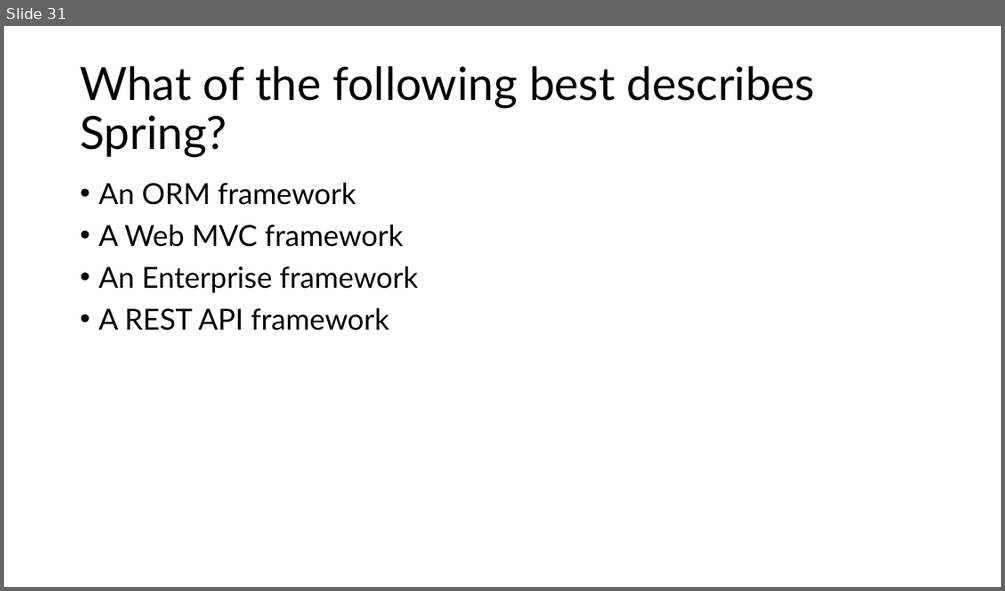
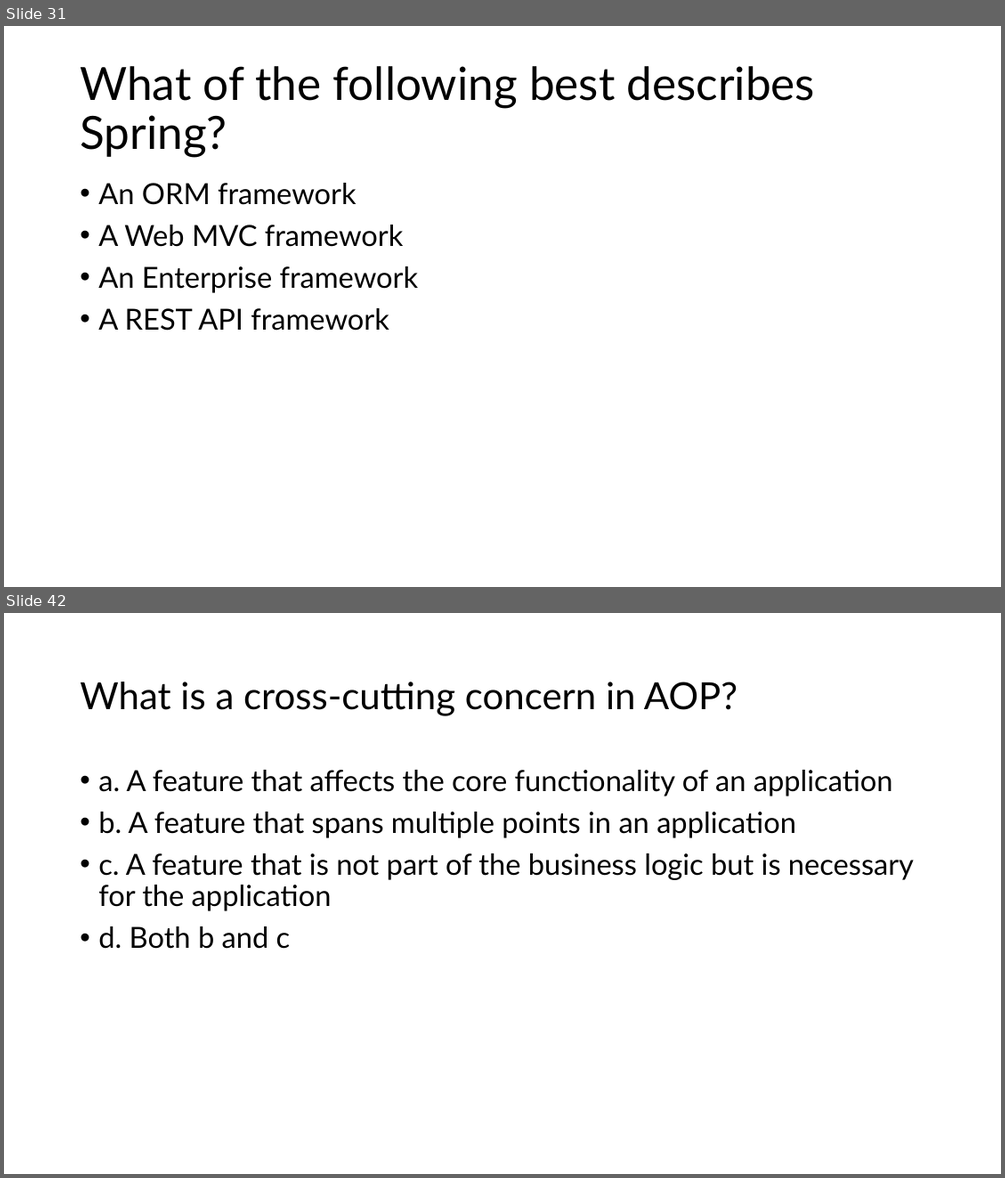
Before and after one commit to aniljos/FS-May-2024, a slide deck: Presentation/MCQ's.pptx. Shown one above the other, each under a label of ours: slide 31 before the commit, slides 31 and 42 after it; the slides between them are not shown. The pictures are 1005x591 and 1005x1178 pixels, drawn with LibreOffice and Linux fonts; fonts in the diff are those of the drawing. Boxes give left, top, right and bottom in pixels: in the first picture for what was removed or moved away, otherwise in the second. Text is boxed around its words. In the diff, an @@ line names an element or a change of style, - is before the commit and + after.

```diff
--- a/Presentation/MCQ's.pptx
+++ b/Presentation/MCQ's.pptx
@@ slide 42 added at <box>4,613,1001,1174</box>, background #FFFFFF @@
@@ title added at <box>80,682,737,716</box>, 36 pt, text #000000 @@
+What is a cross-cutting concern in AOP?
@@ text added at <box>98,770,914,949</box>, 28 pt, text #000000 @@
+• a. A feature that affects the core functionality of an application
+• b. A feature that spans multiple points in an application
+• c. A feature that is not part of the business logic but is necessary for the application
+• d. Both b and c
```
Also in this commit, not shown: 12 other slides added, 1 other file.
